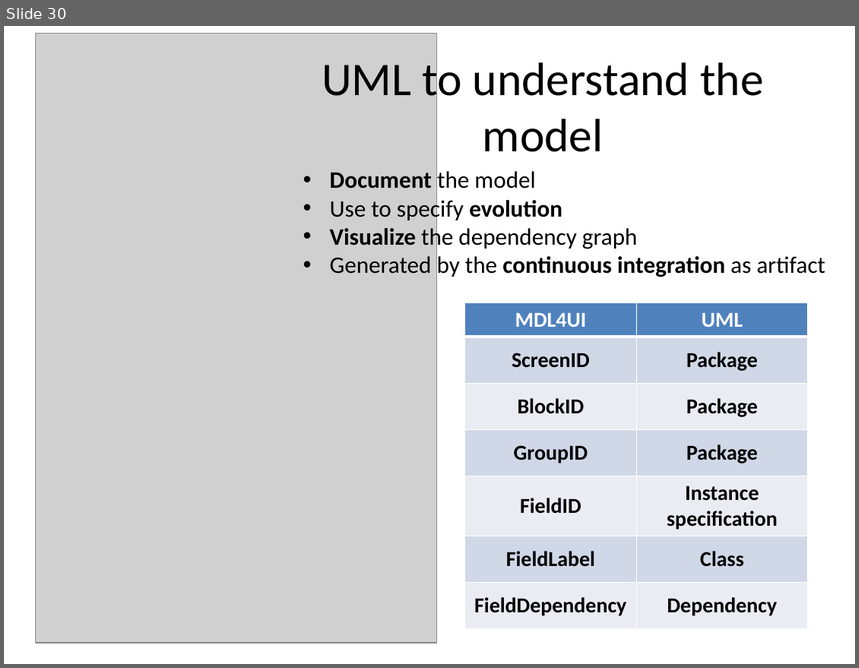
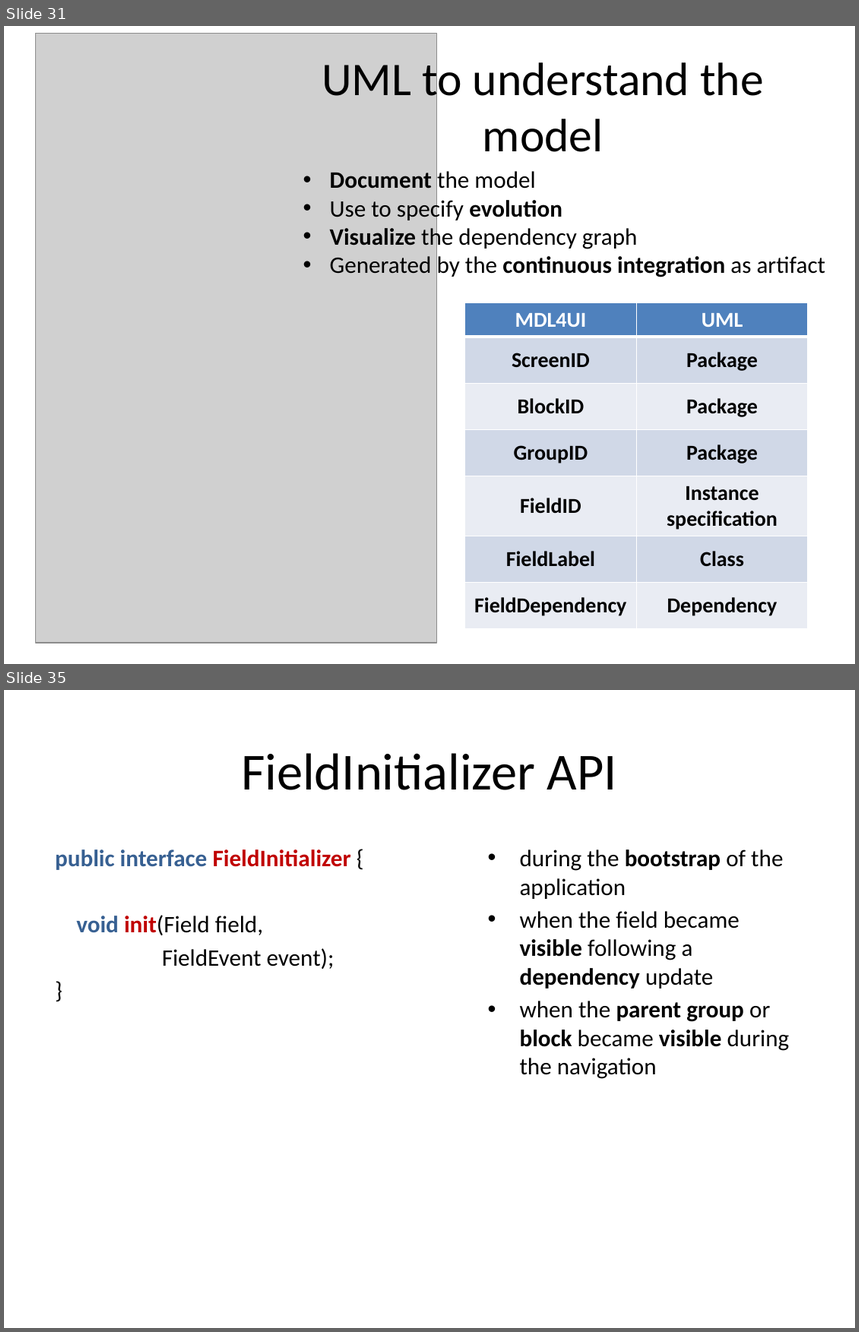
Before and after one commit to lesfurets/mdl4ui, a slide deck: mdl4ui-docs/mdl4ui_cg2013.pptx. Shown one above the other, each under a label of ours: slide 30 before the commit, slides 31 and 35 after it; the slides between them are not shown. The pictures are 859x668 and 859x1332 pixels, drawn with LibreOffice and Linux fonts; fonts in the diff are those of the drawing; grey boxes stand for pictures. Boxes give left, top, right and bottom in pixels: in the first picture for what was removed or moved away, otherwise in the second. Text is boxed around its words. In the diff, an @@ line names an element or a change of style, - is before the commit and + after.

```diff
--- a/mdl4ui-docs/mdl4ui_cg2013.pptx
+++ b/mdl4ui-docs/mdl4ui_cg2013.pptx
@@ slide 35 added at <box>4,690,855,1328</box>, background #FFFFFF @@
@@ title added at <box>241,753,617,790</box>, 44 pt, text #000000 @@
+FieldInitializer API
@@ text added at <box>55,850,351,969</box>, 20 pt, text #000000, bold @@
+public interface FieldInitializer {
+void init(Field field,
+FieldEvent event);
+}
@@ text added at <box>520,850,790,1079</box>, 20 pt, text #000000 @@
+• during the bootstrap of the application
+• when the field became visible following a dependency update
+• when the parent group or block became visible during the navigation
@@ what was slide 30 is now slide 31 @@
```
Also in this commit, not shown: 6 slides changed, 8 other slides added, 1 slide removed.
